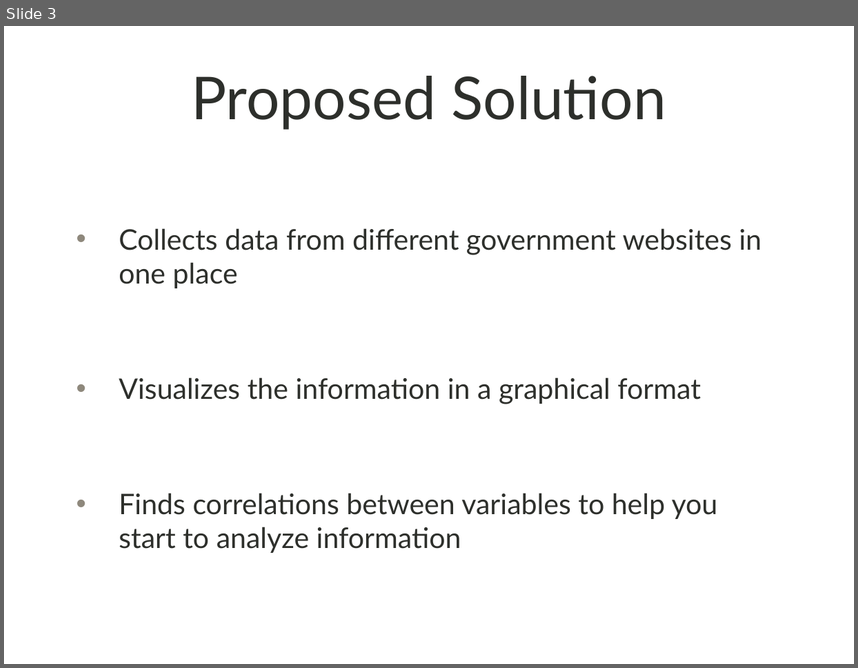
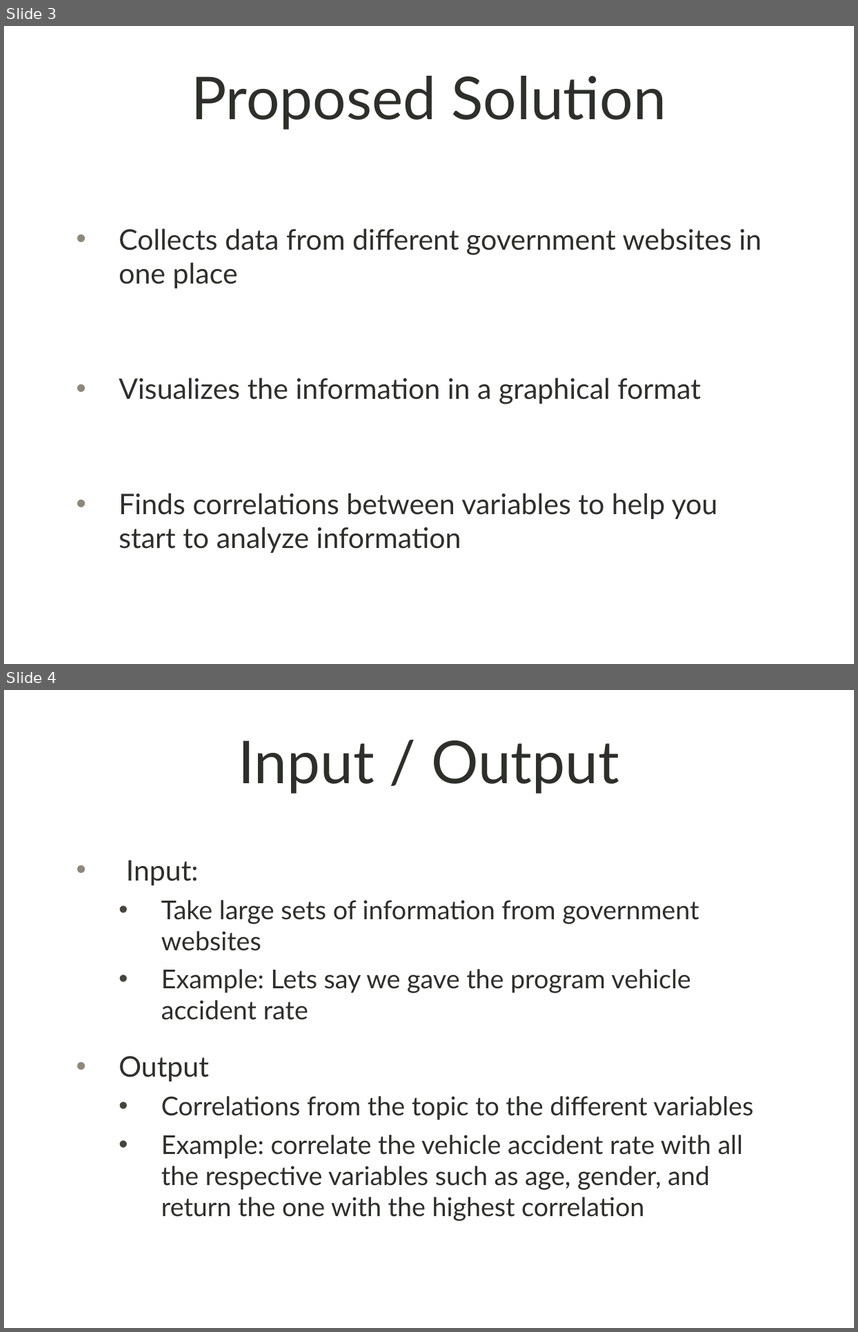
Before and after one commit to AhmedAKhan/2XB3FinalProject, a slide deck: ProposalSlides.pptx. Shown one above the other, each under a label of ours: slide 3 before the commit, slides 3 and 4 after it. The pictures are 858x668 and 858x1332 pixels, drawn with LibreOffice and Linux fonts; fonts in the diff are those of the drawing; background and template pictures are left out. Boxes give left, top, right and bottom in pixels: in the first picture for what was removed or moved away, otherwise in the second. Text is boxed around its words. In the diff, an @@ line names an element or a change of style, - is before the commit and + after.

```diff
--- a/ProposalSlides.pptx
+++ b/ProposalSlides.pptx
@@ slide 4 added at (4, 690, 854, 1328), background picture (left out) @@
@@ title added at (238, 740, 619, 793), 50 pt, text #2D2F2B @@
+Input / Output
@@ text added at (119, 860, 753, 1221), 22 pt, text #2D2F2B @@
+• Input:
+  • Take large sets of information from government websites
+  • Example: Lets say we gave the program vehicle accident rate
+• Output
+  • Correlations from the topic to the different variables
+  • Example: correlate the vehicle accident rate with all the respective variables such as age, gender, and return the one with the highest correlation
```
Also in this commit, not shown: 1 slide changed, 2 other slides added, 3 slides removed, 1 other file.
